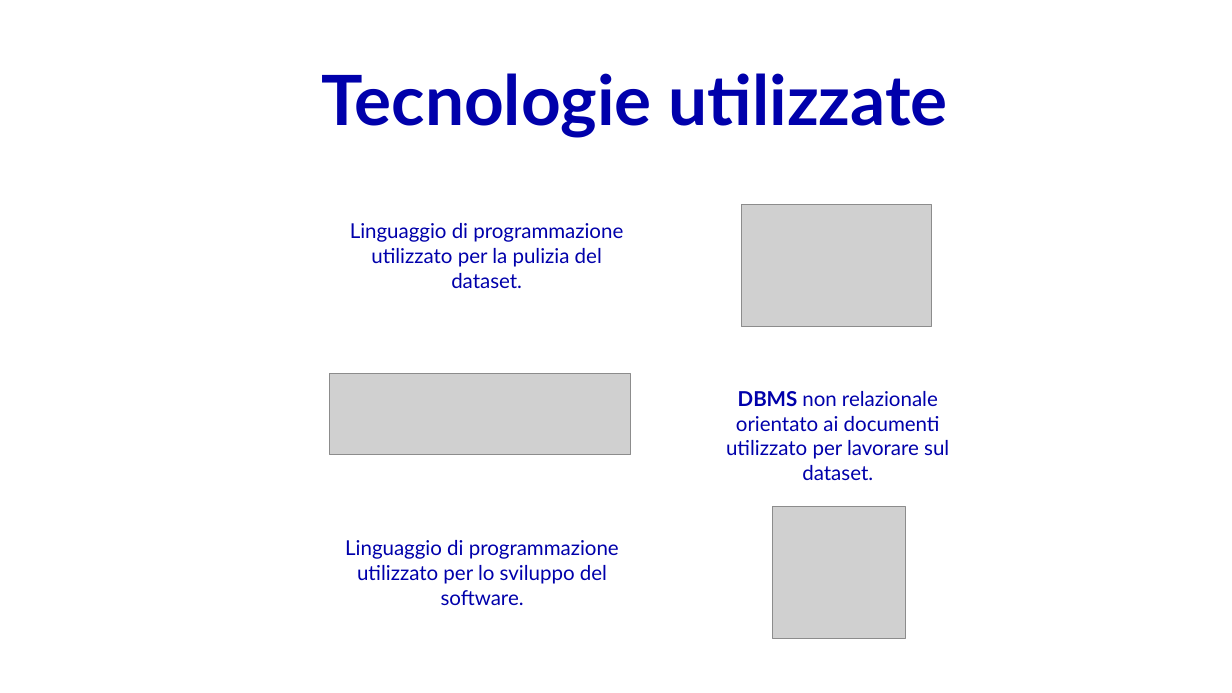
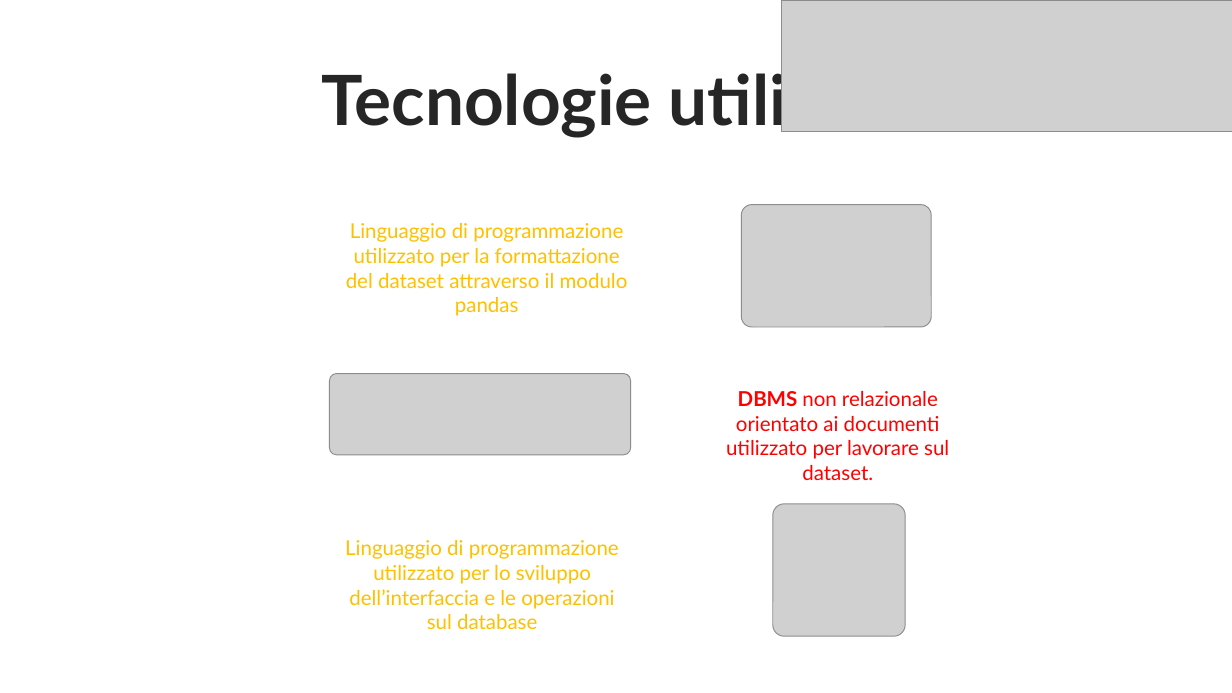
Before and after one commit to Robertales/tripdata-bike-chicago-bd2, a slide deck: slide 4 of presentazione/presentazioneBD2BarberisRobertazzi.pptx. Drawn at 1232x693 pixels with LibreOffice and Linux fonts; fonts in the diff are those of the drawing; grey boxes stand for pictures. Boxes give left, top, right and bottom in pixels: in the first picture for what was removed or moved away, otherwise in the second. Text is boxed around its words. In the diff, an @@ line names an element or a change of style, - is before the commit and + after.

```diff
--- a/presentazione/presentazioneBD2BarberisRobertazzi.pptx
+++ b/presentazione/presentazioneBD2BarberisRobertazzi.pptx
@@ picture added at box(782, 0, 1232, 131) @@
@@ title "Tecnologie utilizzate" at box(321, 66, 948, 139): text colour #0000AB to #262626 @@
@@ text at box(346, 223, 628, 316): text changed; text colour #0000AB to #FFC000 @@
-Linguaggio di programmazione utilizzato per la pulizia del dataset.
+Linguaggio di programmazione utilizzato per la formattazione del dataset attraverso il modulo pandas
@@ text "DBMS non relazionale orientato ai ..." at box(726, 391, 949, 480): text colour #0000AB to #FF0000 @@
@@ text at box(345, 540, 619, 629): text changed; text colour #0000AB to #FFC000 @@
-Linguaggio di programmazione utilizzato per lo sviluppo del software.
+Linguaggio di programmazione utilizzato per lo sviluppo dell’interfaccia e le operazioni sul database
```
Also in this commit, not shown: 6 other slides changed, 12 slides added, 2 other files.
